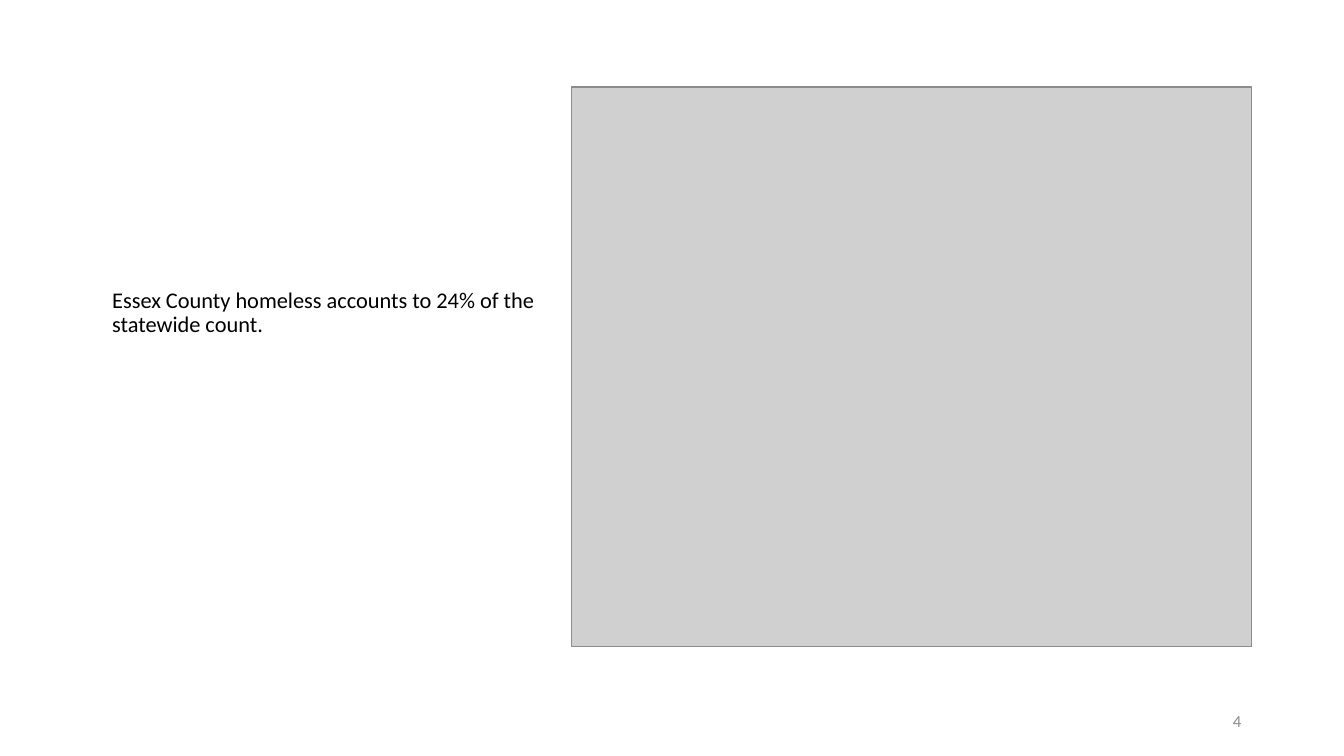
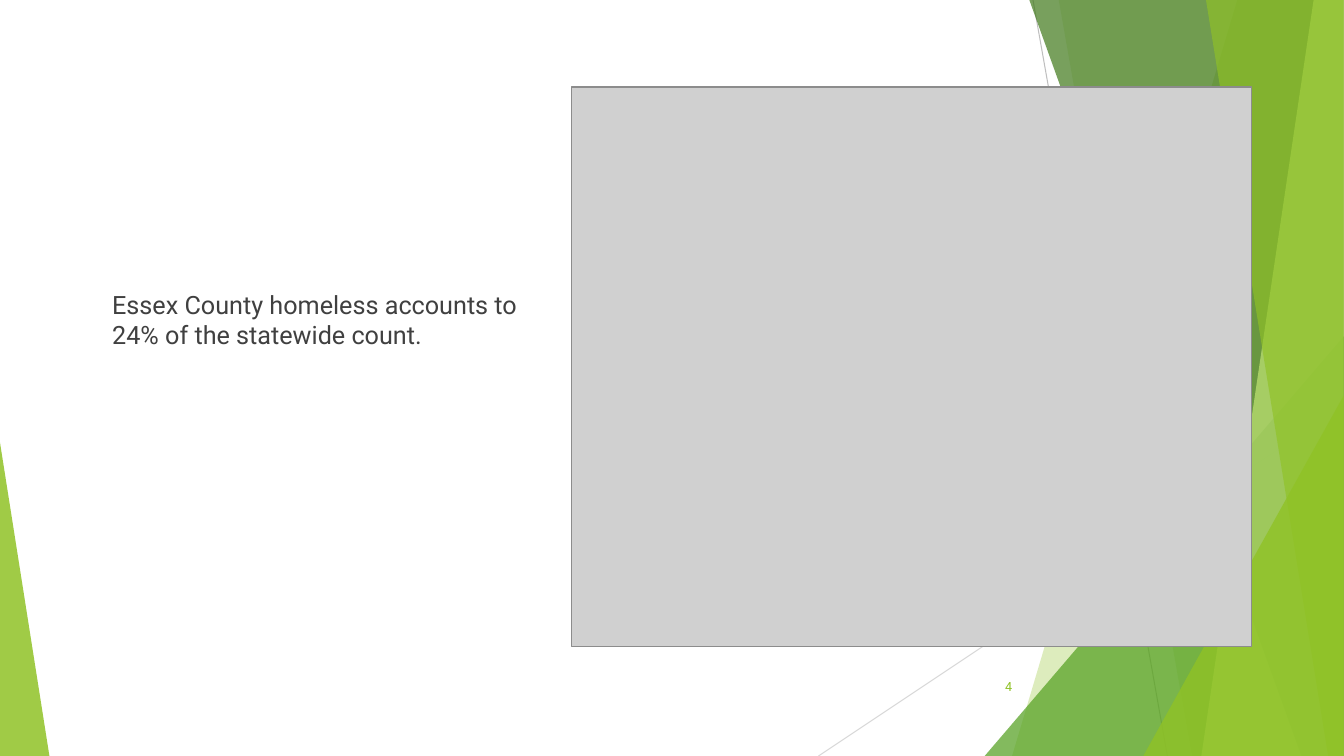
Before and after one commit to ussh0430/Applied-Data-Science-Capstone, a slide deck: slide 4 of Capstone Final Project Presentation.pptx. Drawn at 1344x756 pixels with LibreOffice and Linux fonts; fonts in the diff are those of the drawing; grey boxes stand for pictures. Boxes give left, top, right and bottom in pixels: in the first picture for what was removed or moved away, otherwise in the second. Text is boxed around its words. In the diff, an @@ line names an element or a change of style, - is before the commit and + after.

```diff
--- a/Capstone Final Project Presentation.pptx
+++ b/Capstone Final Project Presentation.pptx
@@ text "Essex County homeless accounts to ..." at [112, 295, 516, 345]: size 16 to 18 pt, font Calibri to Roboto, text colour #000000 to #404040; line spacing 0.9 to 1 @@
@@ group added at [0, 0, 1344, 756]: 5 freeform shapes, 3 triangles, 2 lines @@
@@ page number: place and size @@
-page number at [1233, 716, 1241, 727]
+page number at [1005, 682, 1012, 691]
@@ page number at [1005, 682, 1012, 691]: size 12 to 9 pt, font Calibri to Roboto, text colour #8C8C8C to #90C226 @@
```
Also in this commit, not shown: 15 other slides changed, 1 other file.
